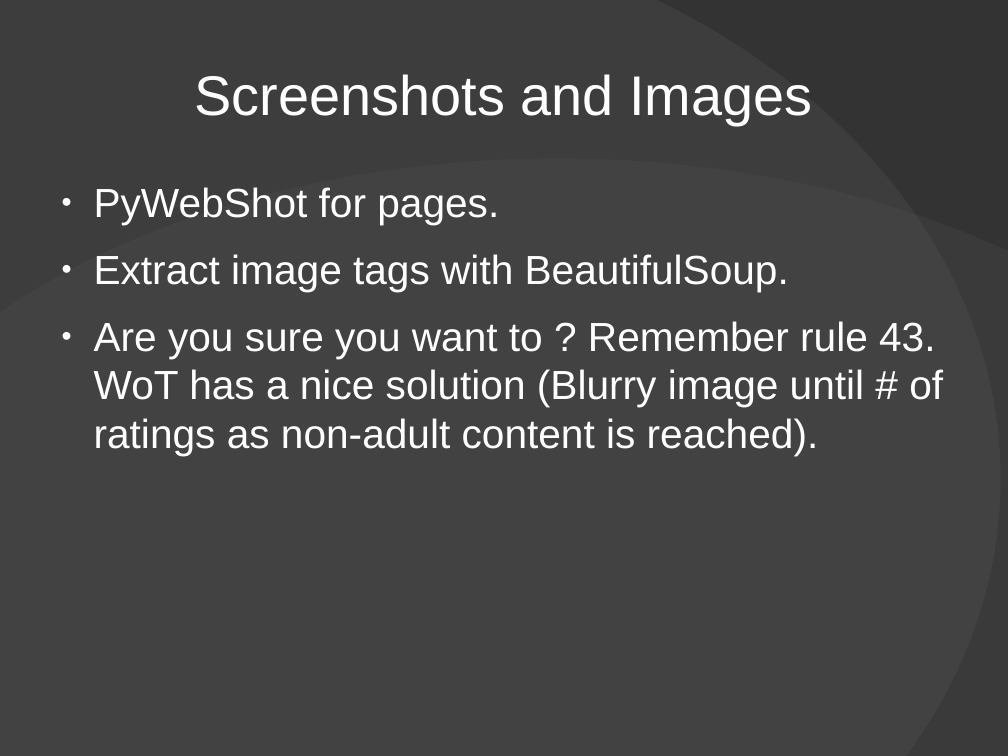
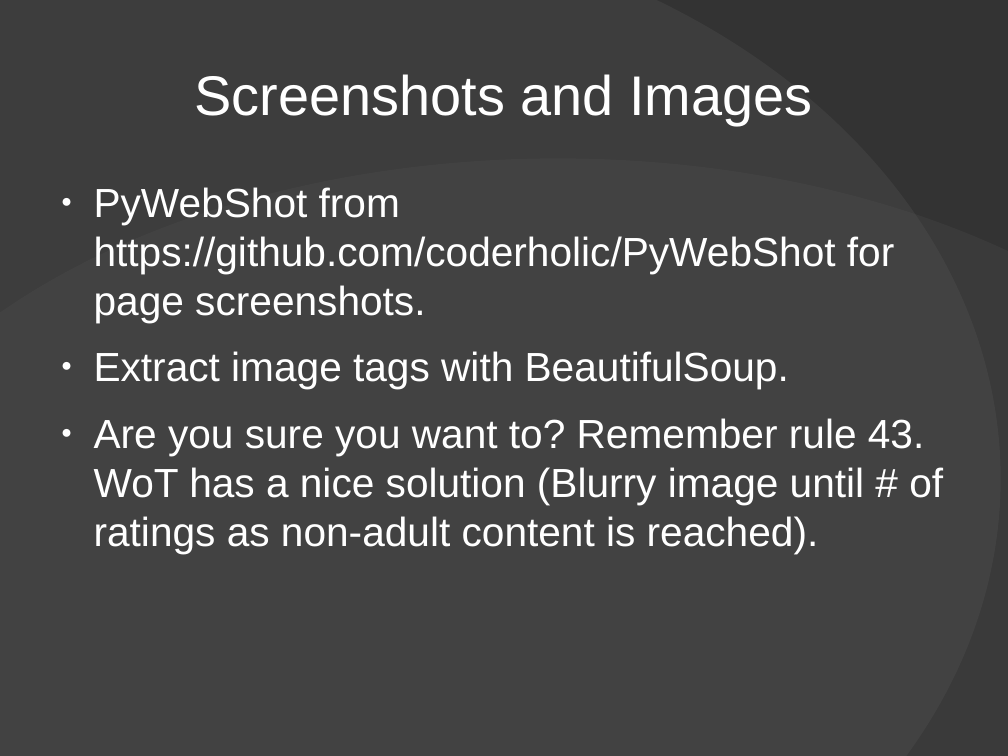
Before and after one commit to Xangis/python-webcrawling, a slide deck: slide 14 of PythonWebCrawlingPresentation.odp (slide 17 before the commit). Drawn at 1008x756 pixels with LibreOffice and Linux fonts; fonts in the diff are those of the drawing; background and template pictures are left out. Boxes give left, top, right and bottom in pixels: in the first picture for what was removed or moved away, otherwise in the second. Text is boxed around its words. In the diff, an @@ line names an element or a change of style, - is before the commit and + after.

Commit message:
Revise code and presentation.

```diff
--- a/PythonWebCrawlingPresentation.odp
+++ b/PythonWebCrawlingPresentation.odp
@@ text at bbox=[94, 187, 894, 322]: text changed @@
-● PyWebShot for pages.
+● PyWebShot from https://github.com/coderholic/PyWebShot for page screenshots.
@@ text at bbox=[94, 418, 943, 553]: spaces changed @@
-● Are you sure you want to ? Remember rule 43. WoT has a nice solution (Blurry image until # of ratings as non-adult content is reached).
+● Are you sure you want to? Remember rule 43. WoT has a nice solution (Blurry image until # of ratings as non-adult content is reached).
```
Also in this commit, not shown: 16 other slides changed, 1 slide added, 4 slides removed, 1 other file.
